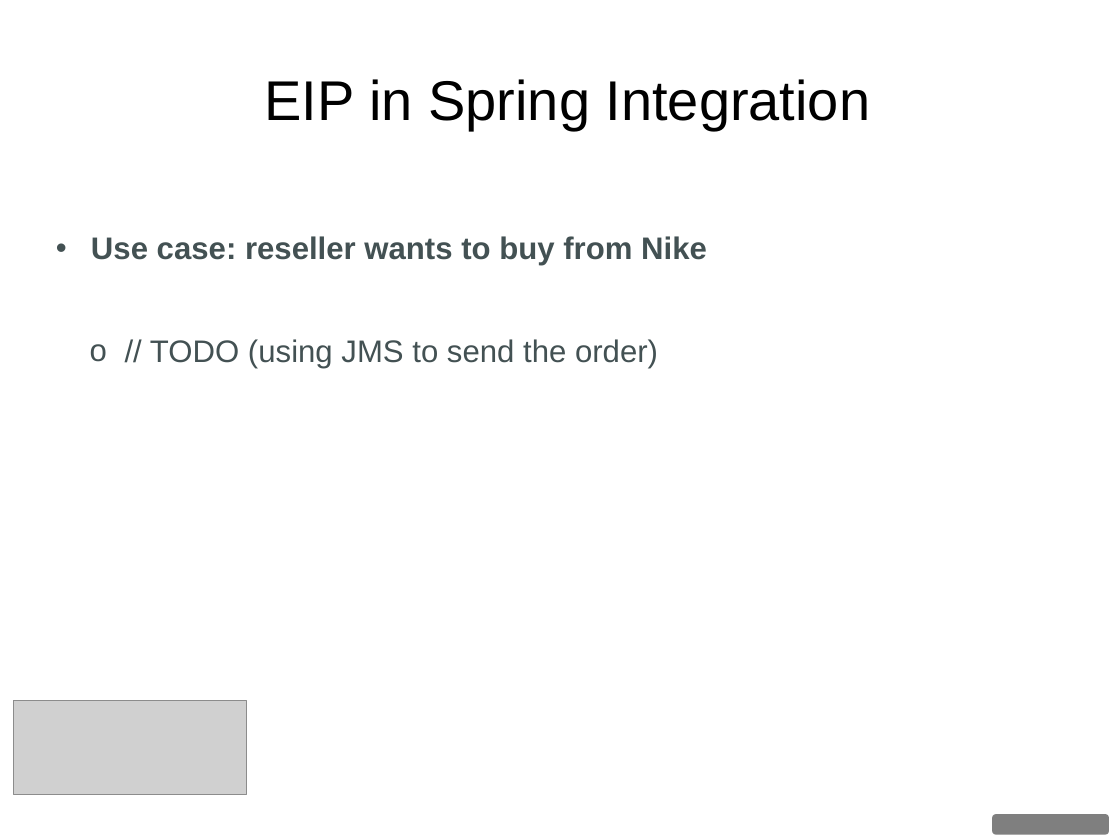
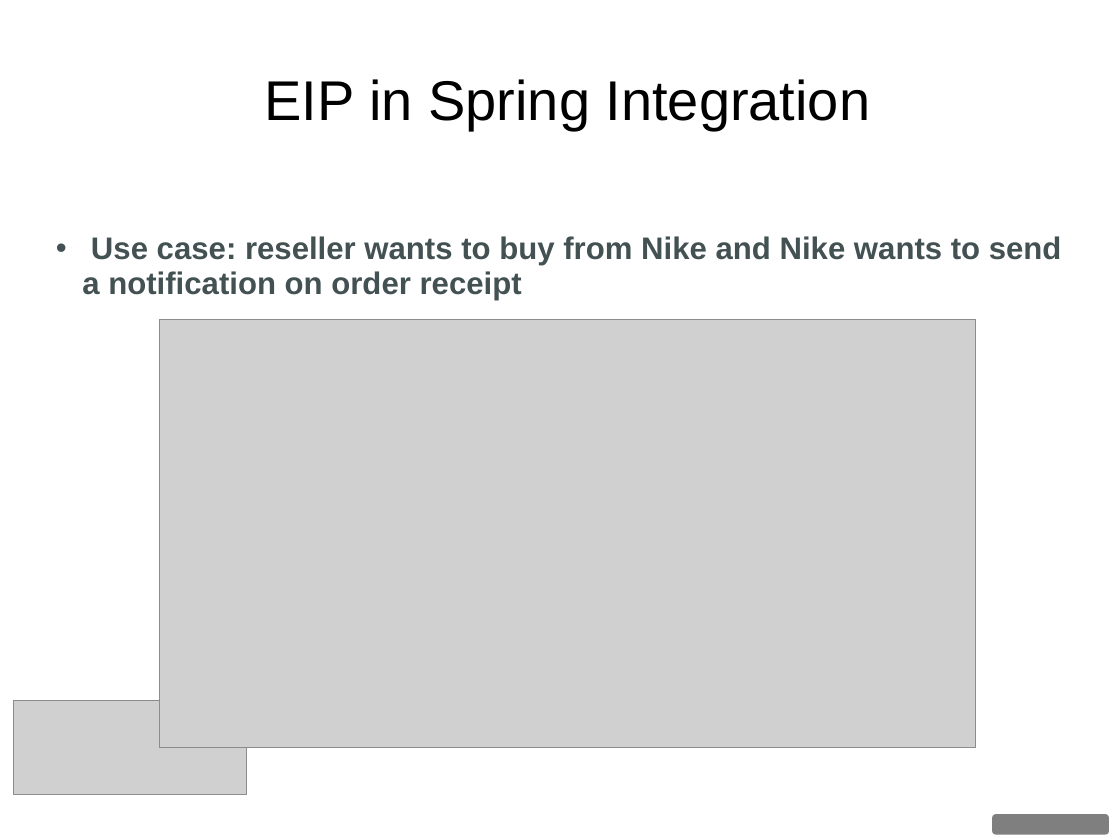
Before and after one commit to dgyordanov/springintegration, a slide deck: slide 33 of Spring_Integration.ppt (slide 26 before the commit). Drawn at 1120x840 pixels with LibreOffice and Linux fonts; fonts in the diff are those of the drawing; grey boxes stand for pictures; background and template pictures are left out. Boxes give left, top, right and bottom in pixels: in the first picture for what was removed or moved away, otherwise in the second. Text is boxed around its words. In the diff, an @@ line names an element or a change of style, - is before the commit and + after.

```diff
--- a/Spring_Integration.ppt
+++ b/Spring_Integration.ppt
@@ text at <box>82,236,1062,300</box>: text changed @@
-• Use case: reseller wants to buy from Nike
-  o // TODO (using JMS to send the order)
+• Use case: reseller wants to buy from Nike and Nike wants to send a notification on order receipt
@@ picture added at <box>159,319,976,747</box> @@
```
Also in this commit, not shown: 12 other slides changed, 1 slide added, 6 other files.
